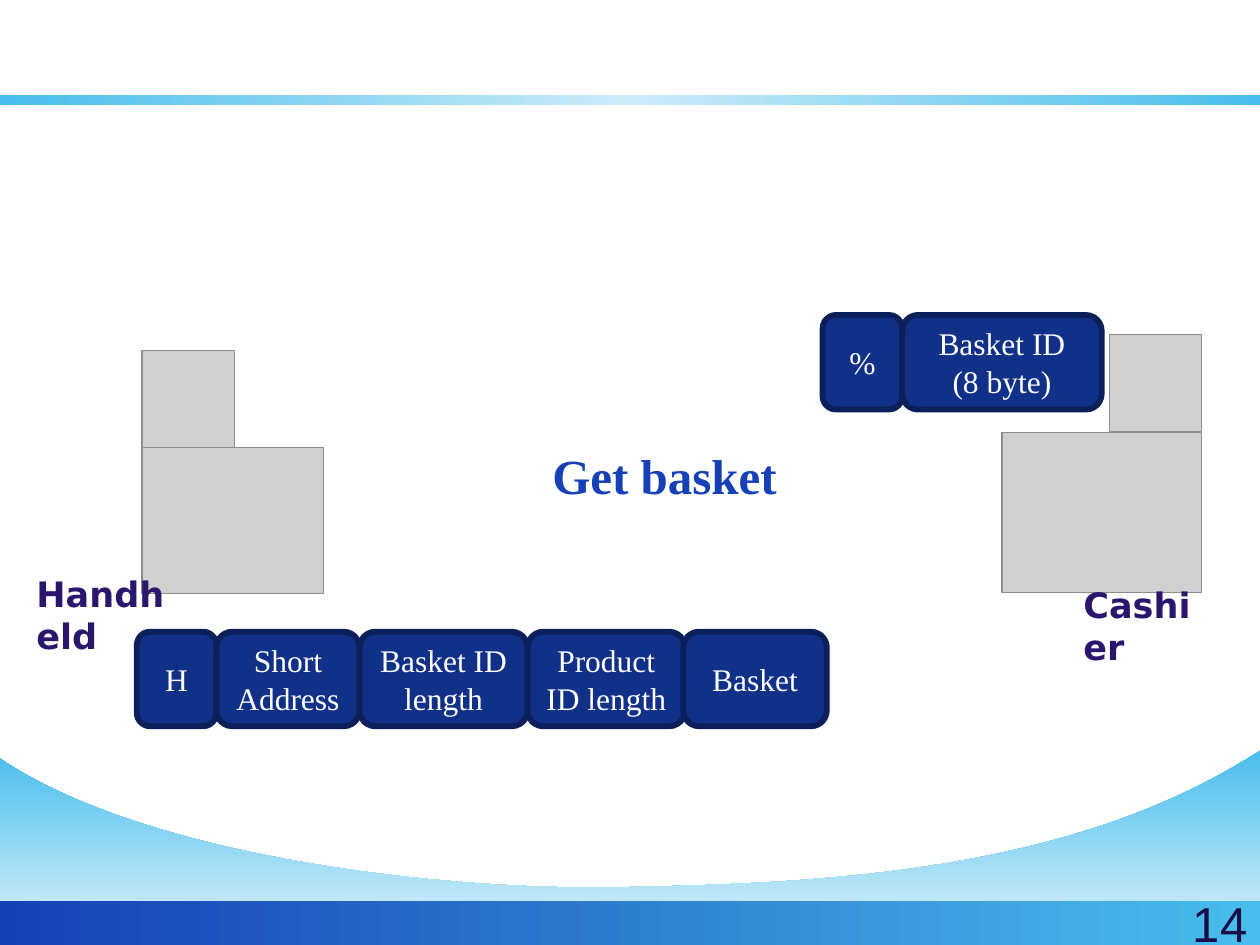
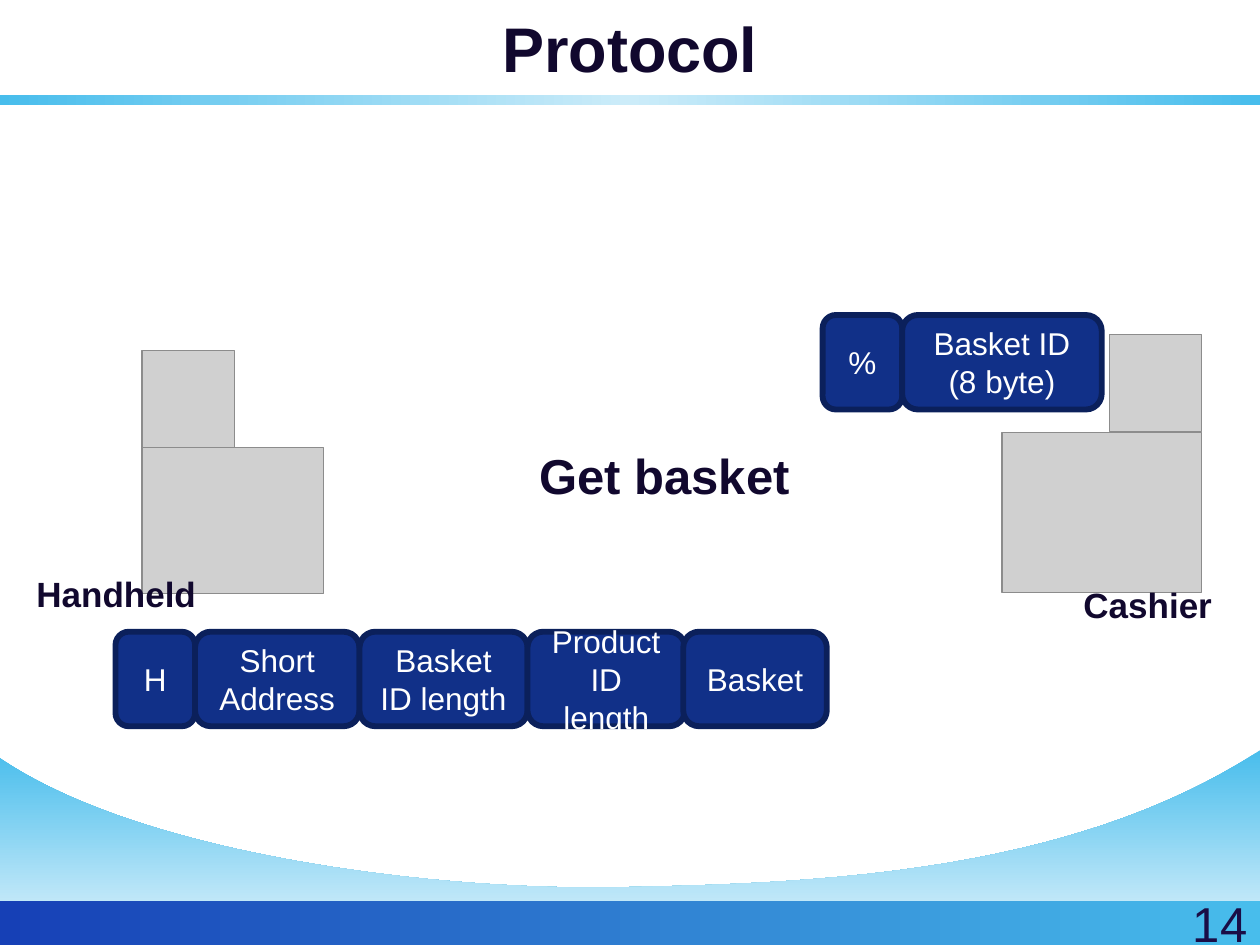
Before and after one commit to golf2109/zigbee-in-supermaket, a slide deck: slide 14 of docs/Report/Queue-Busting.pptx. Drawn at 1260x945 pixels with LibreOffice and Linux fonts; fonts in the diff are those of the drawing; grey boxes stand for pictures; background and template pictures are left out. Boxes give left, top, right and bottom in pixels: in the first picture for what was removed or moved away, otherwise in the second. Text is boxed around its words. In the diff, an @@ line names an element or a change of style, - is before the commit and + after.

Commit message:
Modified colors

```diff
--- a/docs/Report/Queue-Busting.pptx
+++ b/docs/Report/Queue-Busting.pptx
@@ title "Protocol" at (502, 26, 757, 73): text colour #FFFFFF to #12082E @@
@@ font Times New Roman to Arial in 7 elements at (902, 315, 1101, 410), (359, 631, 527, 726), (528, 631, 685, 726), (683, 631, 827, 726), (116, 631, 195, 726), (195, 631, 359, 726), (823, 315, 902, 410) @@
@@ text "Get basket" at (539, 458, 789, 495): font Times New Roman to Arial, text colour #1640B6 to #12082E @@
@@ text "Handheld" at (36, 578, 195, 608): font DejaVu Sans to Arial, text colour #2B166E to #12082E @@
@@ text "Cashier" at (1083, 590, 1211, 619): font DejaVu Sans to Arial, text colour #2B166E to #12082E @@
@@ rounded rectangle "H": place and size @@
-rounded rectangle "H" at (137, 631, 217, 726)
+rounded rectangle "H" at (116, 631, 195, 726)
@@ rounded rectangle "Short Address": place and size @@
-rounded rectangle "Short Address" at (217, 631, 360, 726)
+rounded rectangle "Short Address" at (195, 631, 359, 726)
```
Also in this commit, not shown: 36 other slides changed, 2 slides removed.
